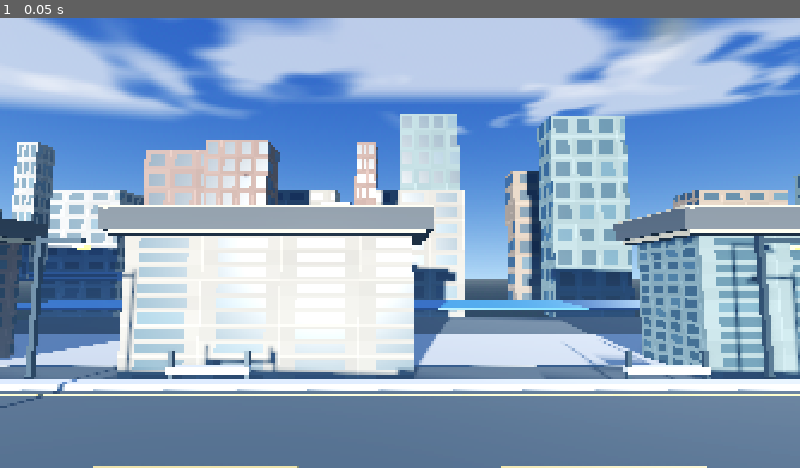
Above: before the commit, frame 1.
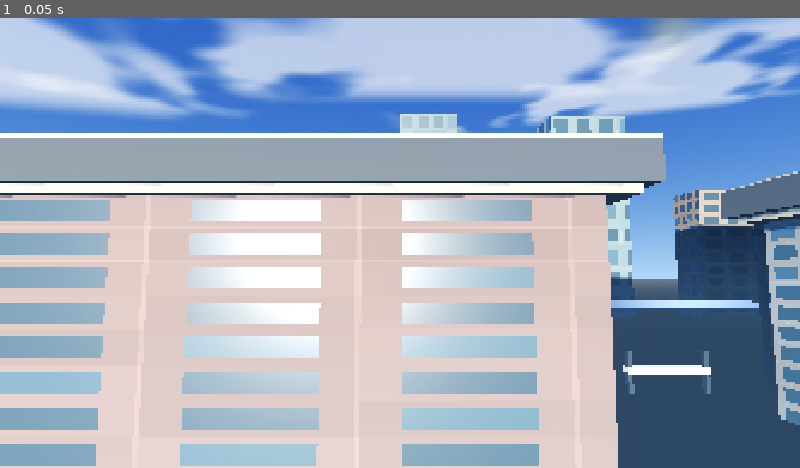
Above: after the commit, the same moment.

Repository: nnamdinwali/shadow-killer
Game: Godot game, scene res://node_3d.tscn
Same seed, same stepped clock (60 frames per second), same inputs: the game is played once before the commit and once after it.
Inputs:
- Up to frame 1 (0.05 s): no input

The runs differ from the first frame. In frame 1, 66% of the frame differs, in the area x 0-100%, y 25-100%.

Commit message:
Move playable rooftops into foreground and remove masking street floor

Diff:
--- a/city_polish.gd
+++ b/city_polish.gd
@@ -28,8 +28,8 @@
 			child.free()
 	_setup_materials()
 	_apply_facade_textures()
-	_build_floor()
-	_build_road()
+	# The street-level slabs were masking the playable rooftop route.
+	# Keep the skyline as background, but build only the elevated traversal path.
 	_build_traversal_route()
 	_build_street_furniture()
 	_build_fall_zone()
@@ -170,18 +170,19 @@
 			_box("Crosswalk_%s_%s" % [x, z], Vector3(x, 0.245, z), Vector3(0.55, 0.035, 0.52), curb)
 
 func _build_traversal_route() -> void:
-	# 2.5D side-scrolling route: matching rooftop platforms with real open gaps.
-	# The wide middle gap is reserved for a future long web-swing section.
+	# 2.5D side-scrolling route in the foreground play lane.
+	# The first roof sits in the camera view; later roofs are separated by
+	# visible gaps, including a longer gap for the future web-swing section.
 	var segments := [
-		[-19.0, 4.8, 10.0, 4.0],
-		[-4.0, 4.8, 10.0, 4.0],
-		[14.0, 4.8, 11.0, 4.0],
-		[27.0, 4.8, 10.0, 4.0]
+		[-2.0, 4.8, 12.0, 4.0],
+		[14.0, 4.8, 12.0, 4.0],
+		[35.0, 4.8, 12.0, 4.0],
+		[51.0, 4.8, 12.0, 4.0]
 	]
 	for i in segments.size():
 		var item = segments[i]
-		_build_rooftop_segment(i, Vector3(item[0], item[1], -6.0), Vector3(item[2], 0.65, item[3]))
-		_build_swing_anchor(i, Vector3(item[0] + item[2] * 0.38, item[1] + 8.0, -5.0))
+		_build_rooftop_segment(i, Vector3(item[0], item[1], 0.0), Vector3(item[2], 0.65, item[3]))
+		_build_swing_anchor(i, Vector3(item[0] + item[2] * 0.38, item[1] + 8.0, 1.0))
 
 
 func _build_rooftop_segment(index: int, center: Vector3, size: Vector3) -> void:
